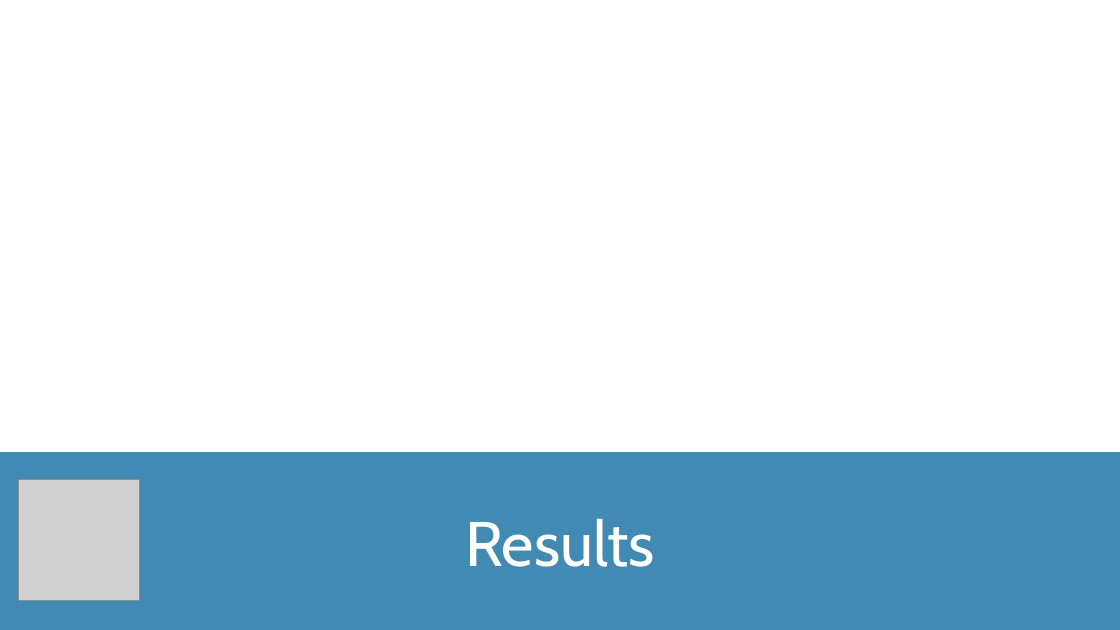
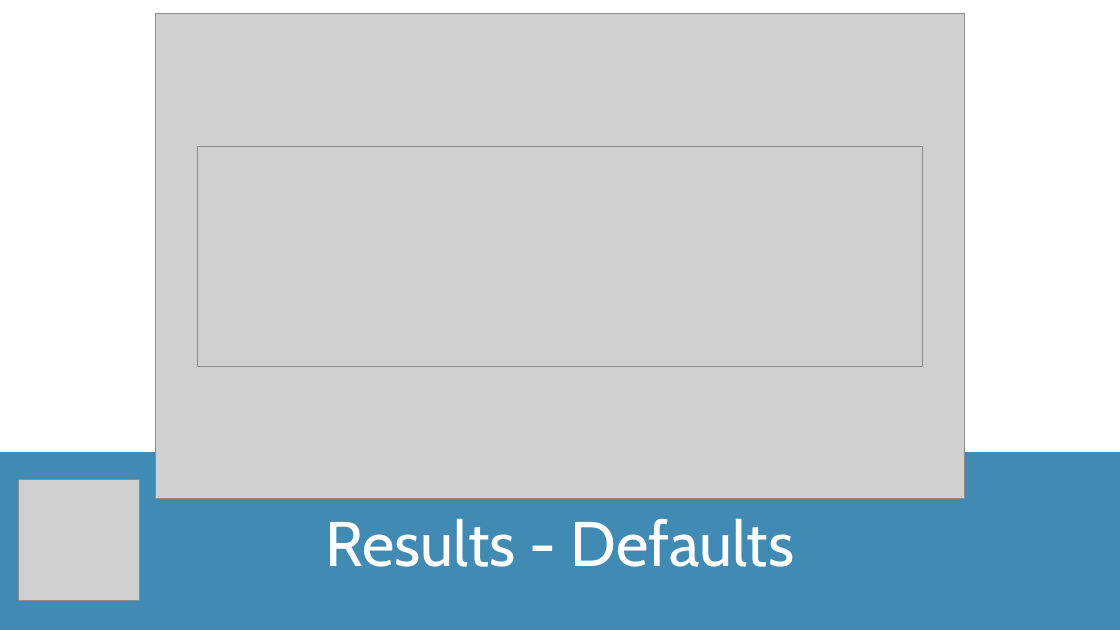
Before and after one commit to TomW49/final_proj_cc, a slide deck: slide 7 of documentation/loan_defaults_presentation.pptx. Drawn at 1120x630 pixels with LibreOffice and Linux fonts; fonts in the diff are those of the drawing; grey boxes stand for pictures. Boxes give left, top, right and bottom in pixels: in the first picture for what was removed or moved away, otherwise in the second. Text is boxed around its words. In the diff, an @@ line names an element or a change of style, - is before the commit and + after.

```diff
--- a/documentation/loan_defaults_presentation.pptx
+++ b/documentation/loan_defaults_presentation.pptx
@@ picture added at [155,13,965,499] @@
@@ picture added at [197,146,923,366] @@
@@ subtitle at [326,518,794,567]: text changed @@
-Results
+Results - Defaults
```
Also in this commit, not shown: 2 other slides changed, 8 slides added, 4 slides removed.
